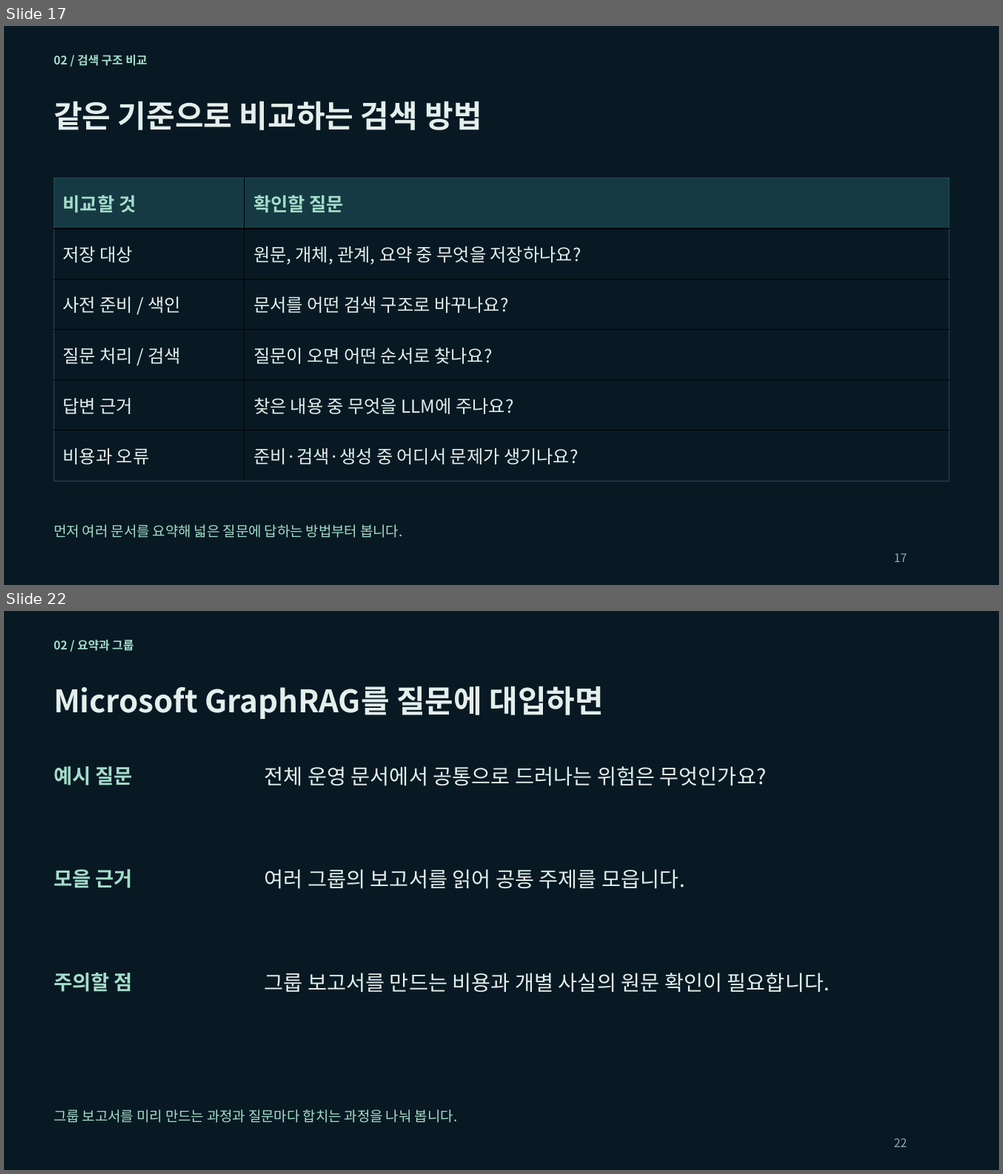
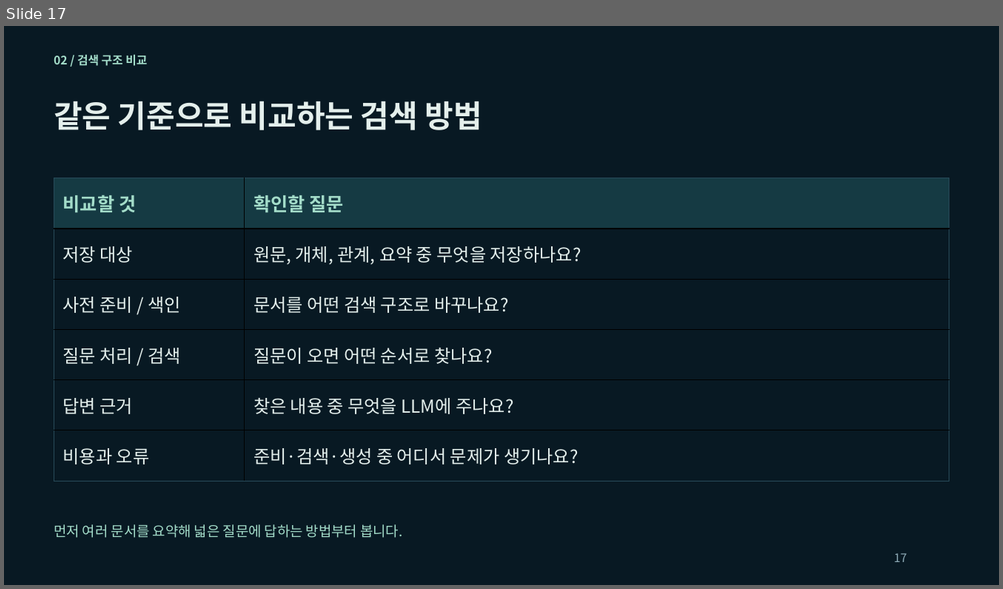
Before and after one commit to euiyulsong/graphrag-atlas, a slide deck: slides/GraphRAG_Atlas_Tech_Seminar.pptx. Shown one above the other, each under a label of ours: slides 17 and 22 before the commit, slide 17 after it; the slides between them are not shown. The pictures are 1003x1174 and 1003x589 pixels, drawn with LibreOffice and Linux fonts; fonts in the diff are those of the drawing. Boxes give left, top, right and bottom in pixels: in the first picture for what was removed or moved away, otherwise in the second. Text is boxed around its words. In the diff, an @@ line names an element or a change of style, - is before the commit and + after.

```diff
--- a/slides/GraphRAG_Atlas_Tech_Seminar.pptx
+++ b/slides/GraphRAG_Atlas_Tech_Seminar.pptx
@@ slide 22 removed at [4, 611, 999, 1170], background #081923 @@
@@ text removed at [54, 639, 134, 651] @@
-02 / 요약과 그룹
@@ text removed at [54, 686, 603, 719] @@
-Microsoft GraphRAG를 질문에 대입하면
@@ text removed at [54, 766, 133, 786] @@
-예시 질문
@@ text removed at [264, 766, 766, 786] @@
-전체 운영 문서에서 공통으로 드러나는 위험은 무엇인가요?
@@ text removed at [54, 869, 133, 889] @@
-모을 근거
@@ text removed at [264, 869, 685, 889] @@
-여러 그룹의 보고서를 읽어 공통 주제를 모읍니다.
@@ text removed at [54, 973, 133, 992] @@
-주의할 점
@@ text removed at [264, 973, 830, 993] @@
-그룹 보고서를 만드는 비용과 개별 사실의 원문 확인이 필요합니다.
@@ text removed at [54, 1110, 458, 1123] @@
-그룹 보고서를 미리 만드는 과정과 질문마다 합치는 과정을 나눠 봅니다.
@@ text removed at [893, 1139, 907, 1147] @@
-22
```
Also in this commit, not shown: 13 slides changed, 29 other slides removed, 5 other files.
